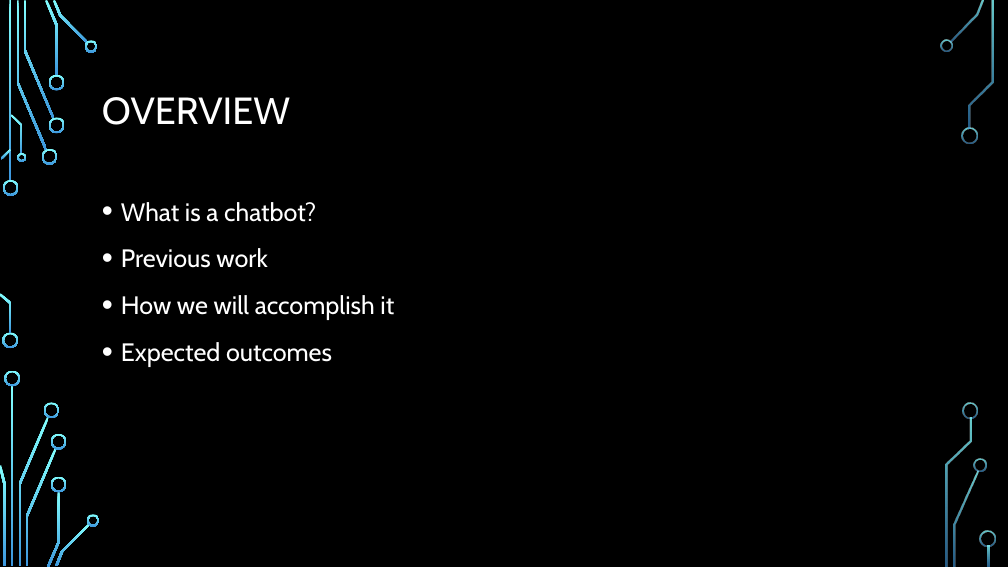
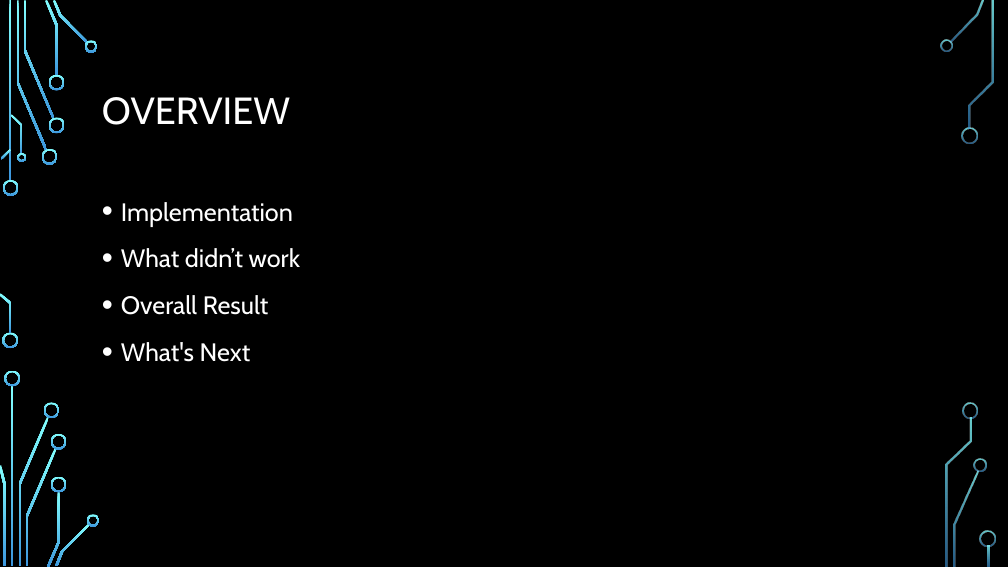
Before and after one commit to chrisvarga/chatbot, a slide deck: slide 2 of Marble_Varga_Prop_Presentation.pptx. Drawn at 1008x567 pixels with LibreOffice and Linux fonts; fonts in the diff are those of the drawing; background and template pictures are left out. Boxes give left, top, right and bottom in pixels: in the first picture for what was removed or moved away, otherwise in the second. Text is boxed around its words. In the diff, an @@ line names an element or a change of style, - is before the commit and + after.

```diff
--- a/Marble_Varga_Prop_Presentation.pptx
+++ b/Marble_Varga_Prop_Presentation.pptx
@@ text at [121,202,300,362]: text changed @@
-• What is a chatbot?
-• Previous work
-• How we will accomplish it
-• Expected outcomes
+• Implementation
+• What didn’t work
+• Overall Result
+• What's Next
```
Also in this commit, not shown: 7 slides added, 5 slides removed.
